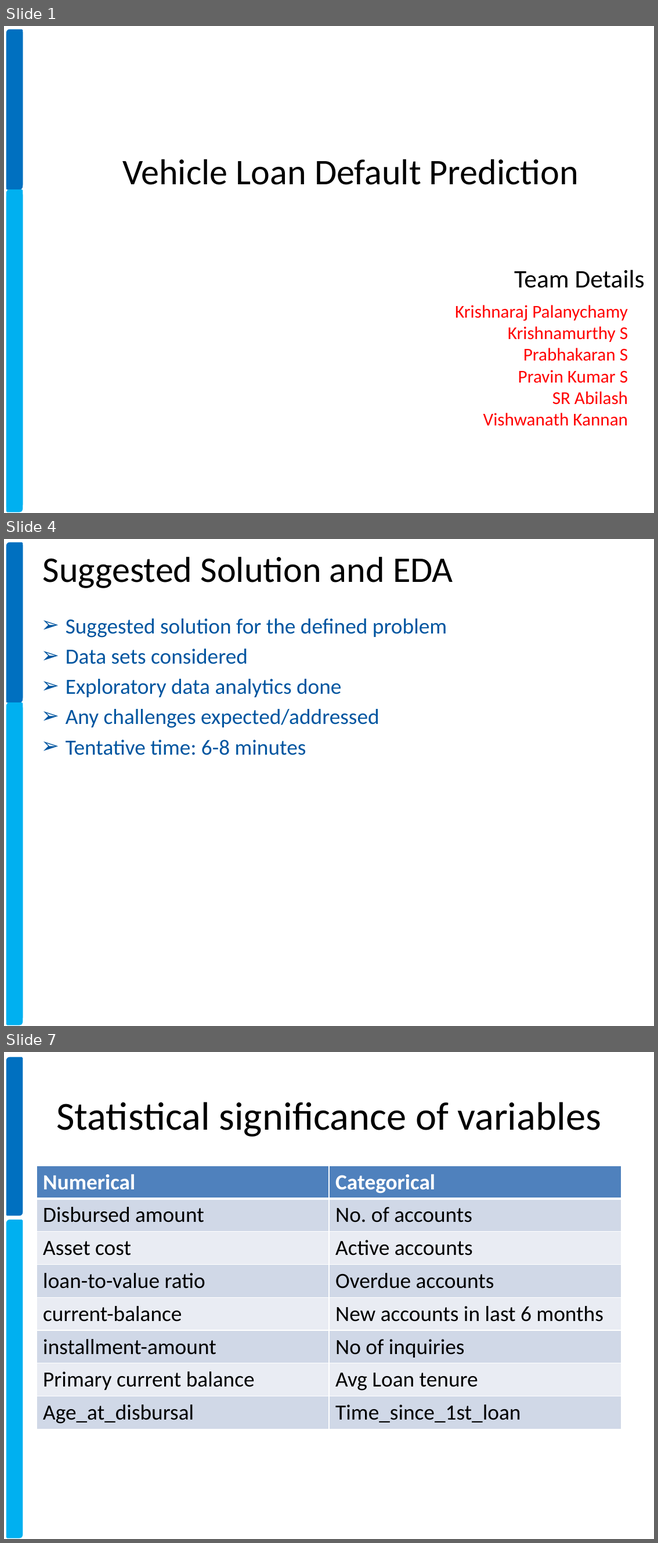
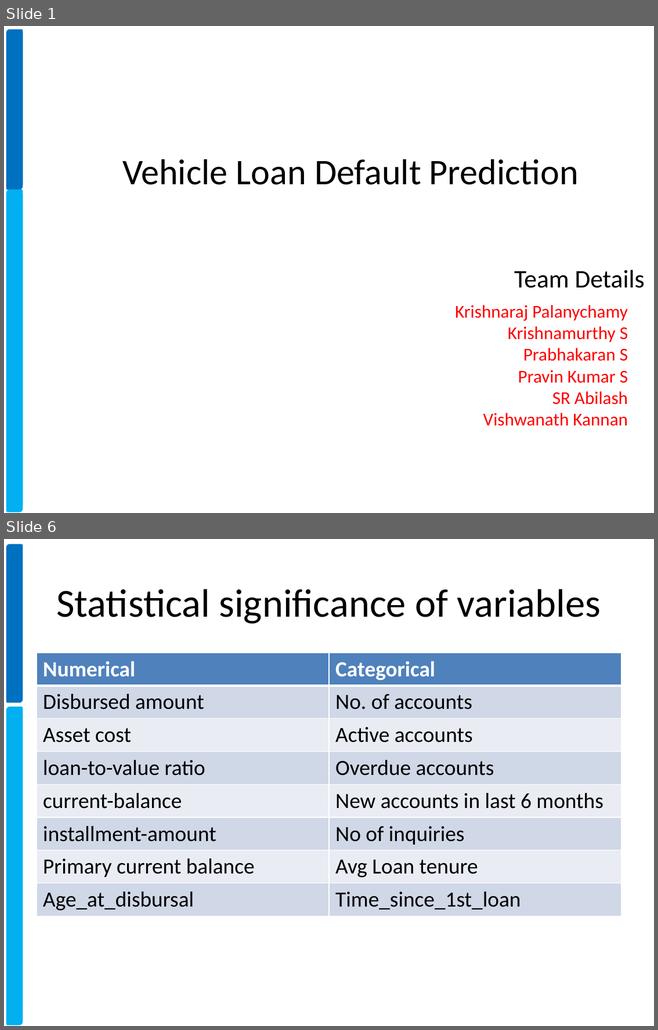
Before and after one commit to xavierigneous/Vehicle-Loan-Default-Prediction, a slide deck: Pravin Kumar/Vehicle Loan Default Prediction.pptx. Shown one above the other, each under a label of ours: slides 1, 4 and 7 before the commit, slides 1 and 6 after it; the slides between them are not shown. The pictures are 658x1543 and 658x1030 pixels, drawn with LibreOffice and Linux fonts; fonts in the diff are those of the drawing; background and template pictures are left out. Boxes give left, top, right and bottom in pixels: in the first picture for what was removed or moved away, otherwise in the second. Text is boxed around its words. In the diff, an @@ line names an element or a change of style, - is before the commit and + after.

```diff
--- a/Pravin Kumar/Vehicle Loan Default Prediction.pptx
+++ b/Pravin Kumar/Vehicle Loan Default Prediction.pptx
@@ slide 4 removed at [4, 539, 654, 1026], background #FFFFFF; not listed: 2 template elements that a slide beside it also shows @@
@@ round diag rect removed at [7, 543, 22, 700] @@
@@ text removed at [43, 556, 453, 588] @@
-Suggested Solution and EDA
@@ text removed at [65, 618, 447, 755] @@
-➢ Suggested solution for the defined problem
-➢ Data sets considered
-➢ Exploratory data analytics done
-➢ Any challenges expected/addressed
-➢ Tentative time: 6-8 minutes
@@ round diag rect removed at [7, 703, 22, 1020] @@
@@ what was slide 7 is now slide 6 @@
```
Also in this commit, not shown: 1 slide changed, 3 slides added, 3 other slides removed.
